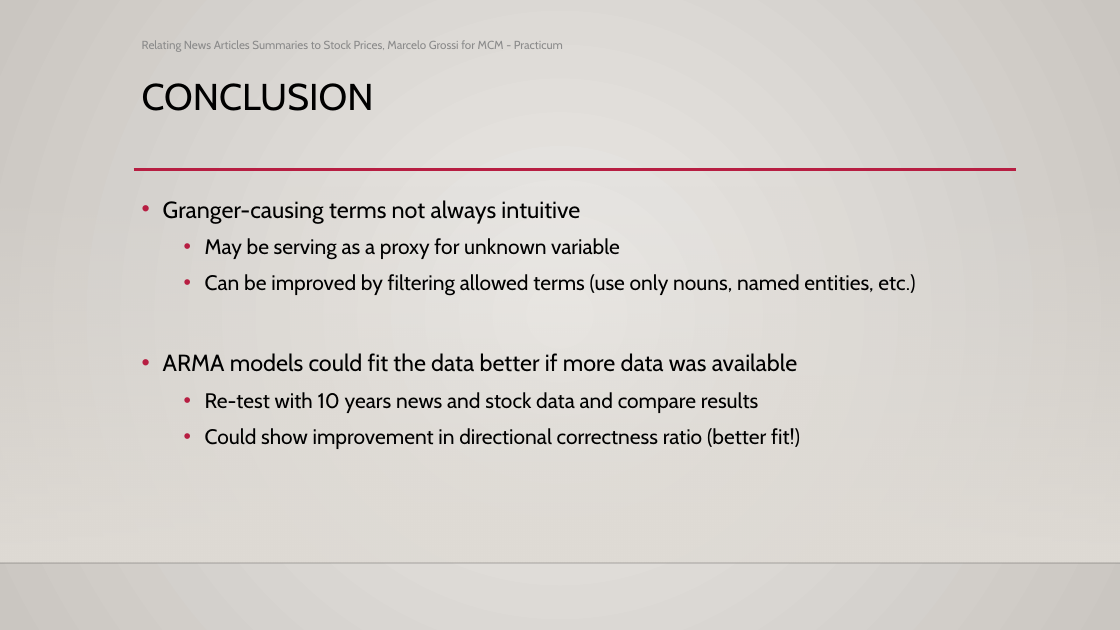
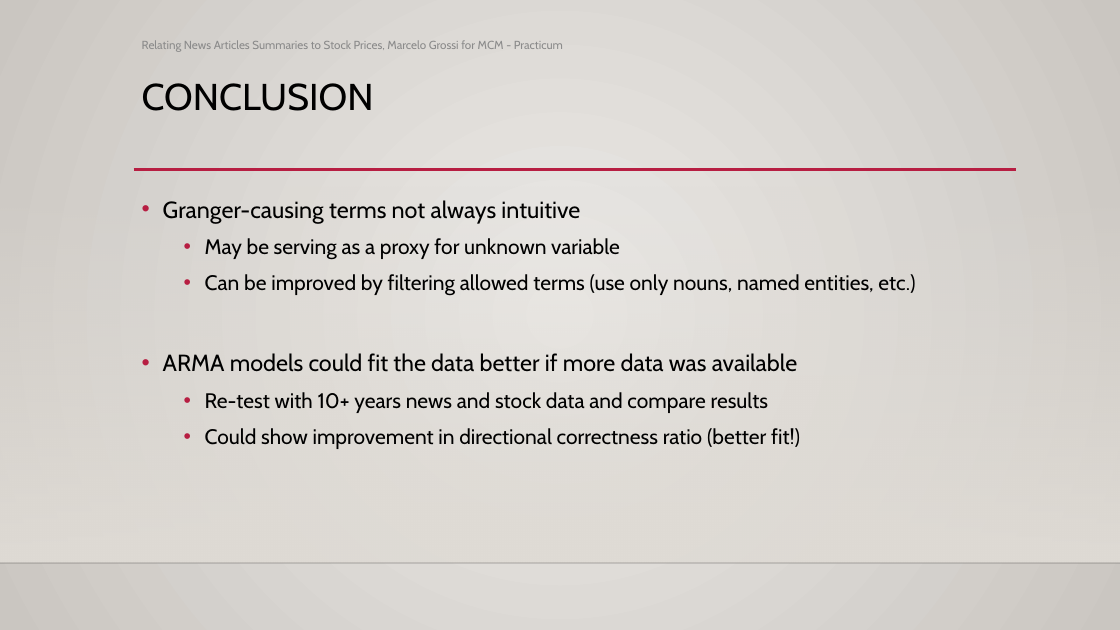
Before and after one commit to magrossi/news_n_stocks, a slide deck: slide 18 of presentation/presentation.pptx. Drawn at 1120x630 pixels with LibreOffice and Linux fonts; fonts in the diff are those of the drawing; background and template pictures are left out. Boxes give left, top, right and bottom in pixels: in the first picture for what was removed or moved away, otherwise in the second. Text is boxed around its words. In the diff, an @@ line names an element or a change of style, - is before the commit and + after.

```diff
--- a/presentation/presentation.pptx
+++ b/presentation/presentation.pptx
@@ text at (205,392,769,413): text changed @@
-  • Re-test with 10 years news and stock data and compare results
+  • Re-test with 10+ years news and stock data and compare results
```
Also in this commit, not shown: 2 other files.
